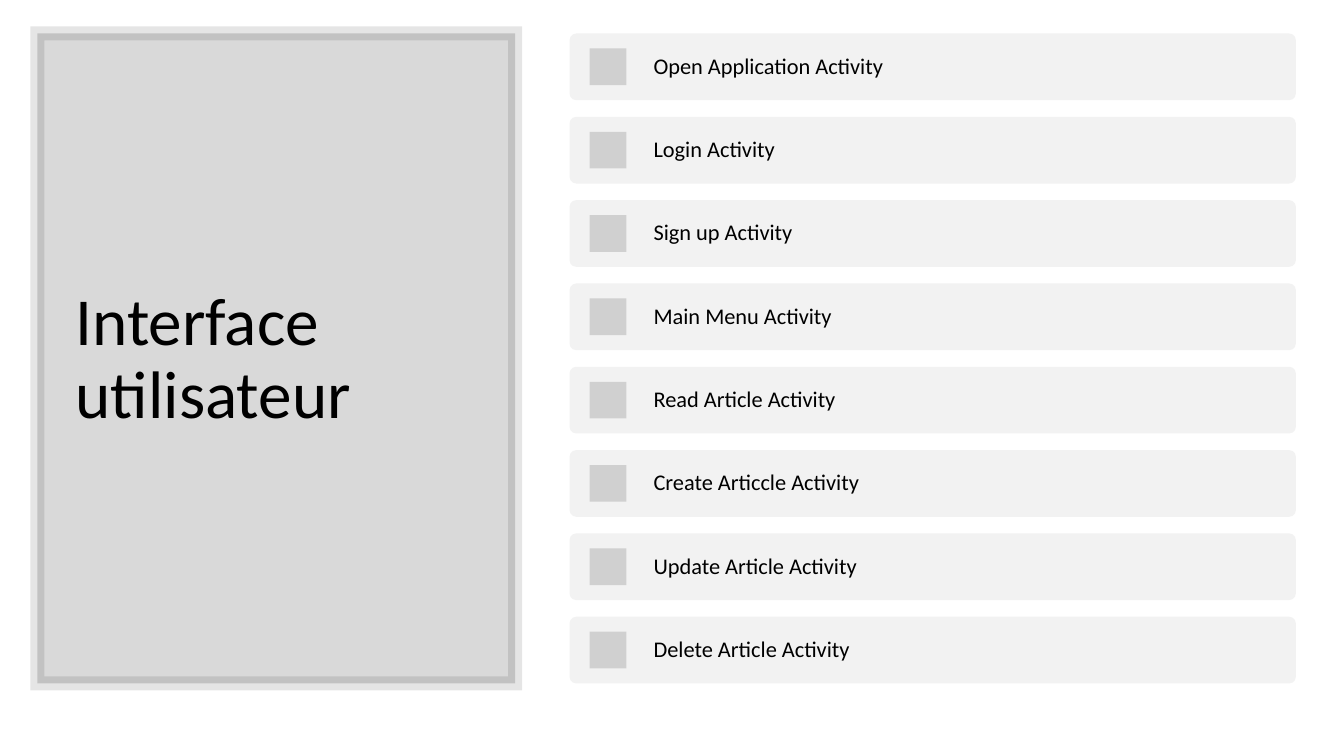
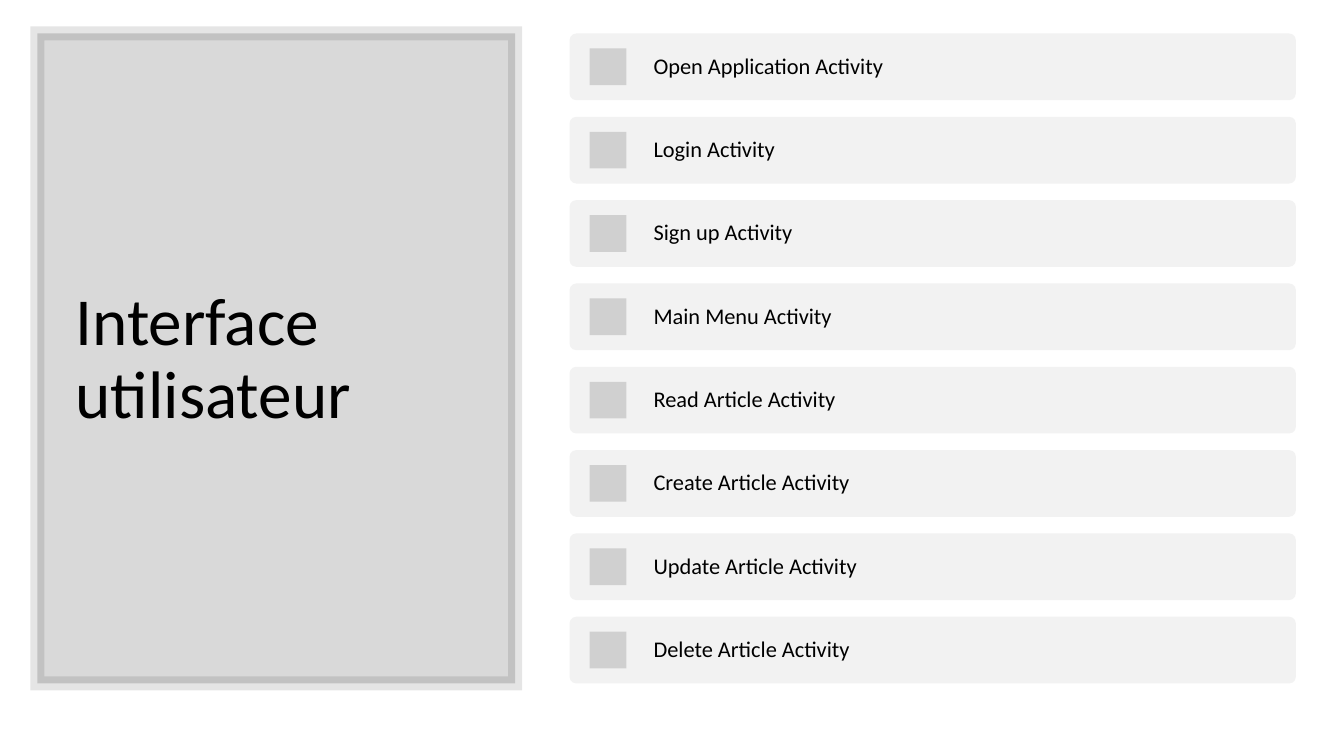
Before and after one commit to Danes99/esme-android, a slide deck: slide 7 of docs/pptx/Android Project - Group 1 - Becerra Stauner Taxil.pptx (slide 3 before the commit). Drawn at 1344x756 pixels with LibreOffice and Linux fonts; fonts in the diff are those of the drawing; grey boxes stand for pictures. Boxes give left, top, right and bottom in pixels: in the first picture for what was removed or moved away, otherwise in the second. Text is boxed around its words. In the diff, an @@ line names an element or a change of style, - is before the commit and + after.

```diff
--- a/docs/pptx/Android Project - Group 1 - Becerra Stauner Taxil.pptx
+++ b/docs/pptx/Android Project - Group 1 - Becerra Stauner Taxil.pptx
@@ text at [654,474,850,494]: text changed @@
-Create Articcle Activity
+Create Article Activity
```
Also in this commit, not shown: 5 other slides changed, 3 slides added, 2 slides removed, 1 other file.
